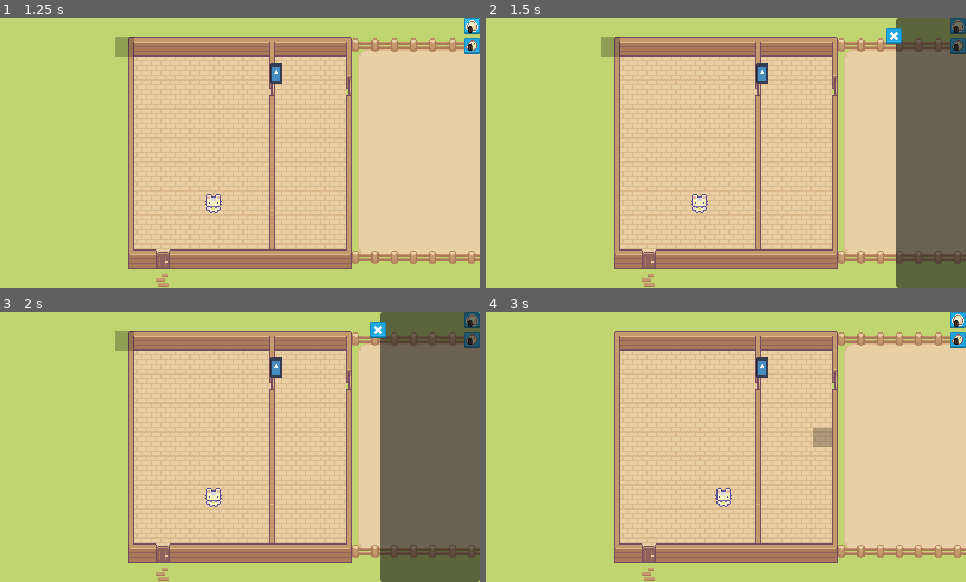
Above: before the commit, frames 1-4 (two rows, left to right).
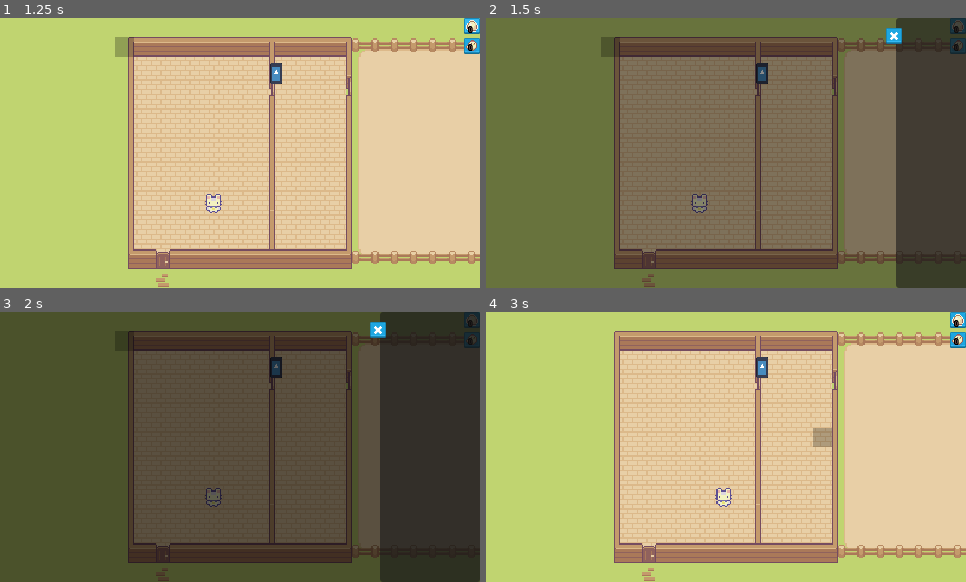
Above: after the commit, the same moments.

Repository: sakkaku-dev/godot-prototyping
Game: Godot game, scene res://games/kfp/kfp.tscn
The game is run twice, just before and just after one commit, with the same random seed, the same clock (stepped at 60 frames per second) and the same inputs. The project has no main scene, so this scene is started directly. The engine's default icon, where the game draws it, is replaced by a stand-in: a white triangle on a blue panel in a dark square.
Inputs (mouse positions are in pixels of both pictures, inside the frame that each line leads up to):
- Up to frame 1 (1.25 s): click "0" at 0.5 s
- Up to frame 2 (1.5 s): click "0" at 1.25 s
- Up to frame 3 (2 s): no input
- Up to frame 4 (3 s): click (865, 330) at 2 s; tap Enter at 2.75 s; move the mouse to (831, 433) at 2.77 s; press the mouse at (831, 433) at 2.78 s; hold D (move_right) from 2.78 s (still down)

Frame 1 is identical in both runs. In frame 2, 100% of the frame differs, in the area x 0-100%, y 0-100%; in frame 3, 100%; in frame 4, nothing differs.

Commit message:
add overlay

Diff:
--- /dev/null
+++ b/effects/OverlayEffect.gd
@@ -0,0 +1,19 @@
+class_name OverlayEffect
+extends Effect
+
+@export var overlay: Control
+
+func _ready():
+	overlay.hide()
+	overlay.modulate = Color.TRANSPARENT
+
+func open():
+	_new_tween()
+	tw.tween_property(overlay, "modulate", Color.WHITE, 0.5)
+	overlay.show()
+
+func close():
+	_new_tween()
+	tw.tween_property(overlay, "modulate", Color.TRANSPARENT, 0.5)
+	await tw.finished
+	overlay.hide()
--- a/effects/PositionEffect.gd
+++ b/effects/PositionEffect.gd
@@ -1,5 +1,5 @@
-class_name Transition
-extends Node
+class_name PositionEffect
+extends Effect
 
 @export var node: Control
 @export var dir := Vector2.RIGHT
@@ -7,19 +7,11 @@
 
 @onready var original_position := node.position
 
-var tw: Tween
-
 func _ready():
 	node.position = _hide_position()
 
 func _hide_position():
 	return original_position + dir * node.size + extra_offset
-
-func _new_tween():
-	if tw and tw.is_running():
-		tw.kill()
-
-	tw = create_tween().set_ease(Tween.EASE_OUT).set_trans(Tween.TRANS_CUBIC)
 
 func open():
 	_new_tween()
--- /dev/null
+++ b/effects/effect.gd
@@ -0,0 +1,10 @@
+class_name Effect
+extends Node
+
+var tw: Tween
+
+func _new_tween():
+	if tw and tw.is_running():
+		tw.kill()
+
+	tw = create_tween().set_ease(Tween.EASE_OUT).set_trans(Tween.TRANS_CUBIC)
--- a/games/kfp/ChickenContainer.gd
+++ b/games/kfp/ChickenContainer.gd
@@ -8,11 +8,22 @@
 @export var container: Control
 
 @onready var position_effect = $PositionEffect
+@onready var overlay_effect = $OverlayEffect
+
+@onready var effects = [position_effect, overlay_effect]
 
 func _ready():
 	chicken_manager.chicken_changed.connect(func(_x): _update_chickens())
-	button.pressed.connect(func(): position_effect.open())
-	close_button.pressed.connect(func(): position_effect.close())
+	button.pressed.connect(func(): _open())
+	close_button.pressed.connect(func(): _close())
+
+func _open():
+	for e in effects:
+		e.open()
+
+func _close():
+	for e in effects:
+		e.close()
 
 func _update_chickens():
 	for c in container.get_children():
--- a/games/kfp/kfp.tscn
+++ b/games/kfp/kfp.tscn
@@ -38,8 +38,10 @@
 [ext_resource type="Script" path="res://games/kfp/ChickenContainer.gd" id="34_nmjkx"]
 [ext_resource type="Script" path="res://games/kfp/TotalChickenLabel.gd" id="35_l5ssy"]
 [ext_resource type="PackedScene" uid="uid://mhln2eiqfj00" path="res://games/kfp/chicken_button.tscn" id="37_d831f"]
+[ext_resource type="Script" path="res://effects/OverlayEffect.gd" id="38_5gr3d"]
 [ext_resource type="Script" path="res://effects/PositionEffect.gd" id="38_yq75v"]
 [ext_resource type="Texture2D" uid="uid://con1wbq2fmcvr" path="res://assets/UI Base Pack/PNG/grey_crossWhite.png" id="40_8mbbj"]
+[ext_resource type="Script" path="res://ui/Overlay.gd" id="41_inooq"]
 
 [sub_resource type="StyleBoxFlat" id="StyleBoxFlat_oko1a"]
 bg_color = Color(0, 0, 0, 0.670588)
@@ -1577,6 +1579,16 @@
 vertical_alignment = 1
 script = ExtResource("35_l5ssy")
 
+[node name="Overlay" type="ColorRect" parent="CanvasLayer/Control/FarmUI"]
+layout_mode = 1
+anchors_preset = 15
+anchor_right = 1.0
+anchor_bottom = 1.0
+grow_horizontal = 2
+grow_vertical = 2
+color = Color(0, 0, 0, 0.611765)
+script = ExtResource("41_inooq")
+
 [node name="ChickenContainer" type="PanelContainer" parent="CanvasLayer/Control/FarmUI" node_paths=PackedStringArray("button", "close_button", "chicken_manager", "container")]
 custom_minimum_size = Vector2(100, 200)
 layout_mode = 1
@@ -1594,6 +1606,10 @@
 chicken_scene = ExtResource("37_d831f")
 container = NodePath("ScrollContainer/MarginContainer/GridContainer")
 
+[node name="OverlayEffect" type="Node" parent="CanvasLayer/Control/FarmUI/ChickenContainer" node_paths=PackedStringArray("overlay")]
+script = ExtResource("38_5gr3d")
+overlay = NodePath("../../Overlay")
+
 [node name="PositionEffect" type="Node" parent="CanvasLayer/Control/FarmUI/ChickenContainer" node_paths=PackedStringArray("node")]
 script = ExtResource("38_yq75v")
 node = NodePath("..")
--- /dev/null
+++ b/ui/Overlay.gd
@@ -0,0 +1,8 @@
+class_name Overlay
+extends ColorRect
+
+signal close()
+
+func _gui_input(event):
+	if event is InputEventMouseButton and event.button_index == MOUSE_BUTTON_LEFT:
+		close.emit()
--- a/util/TileMapCursor.gd
+++ b/util/TileMapCursor.gd
@@ -14,8 +14,6 @@
 
 		var pos = tile_map.map_to_local(coord)
 		global_position = pos
-
-		print("%s - %s" % [coord, pos])
 
 func _ready():
 	self.coord = Vector2.ZERO
Not shown: 1 places in games/kfp/kfp.tscn that only renumber resources
